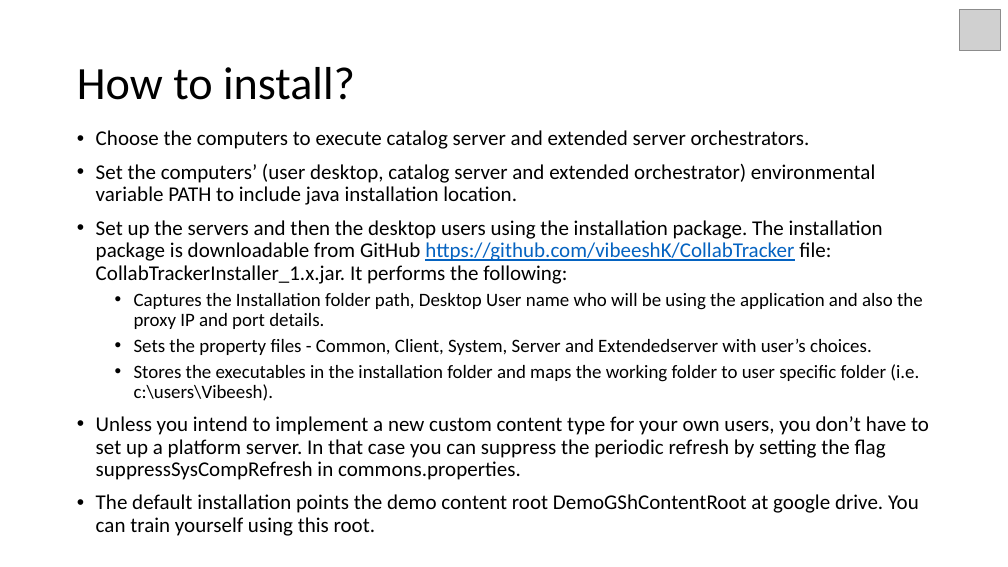
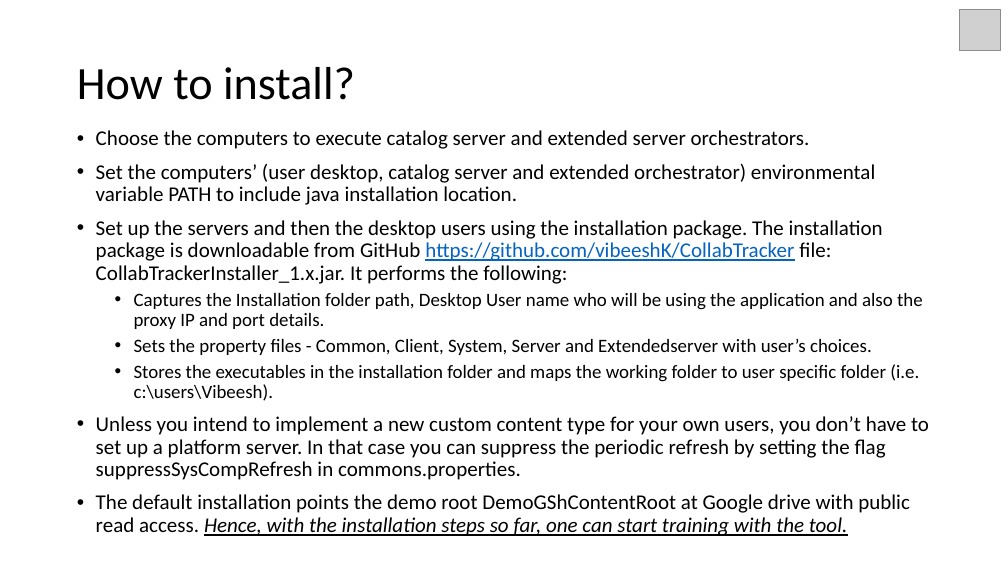
Before and after one commit to vibeeshK/CollabTracker, a slide deck: slide 12 of Documents/CollabTracker_Intro.pptx (slide 14 before the commit). Drawn at 1008x567 pixels with LibreOffice and Linux fonts; fonts in the diff are those of the drawing; grey boxes stand for pictures; background and template pictures are left out. Boxes give left, top, right and bottom in pixels: in the first picture for what was removed or moved away, otherwise in the second. Text is boxed around its words. In the diff, an @@ line names an element or a change of style, - is before the commit and + after.

```diff
--- a/Documents/CollabTracker_Intro.pptx
+++ b/Documents/CollabTracker_Intro.pptx
@@ text at (96, 494, 910, 536): text changed @@
-• The default installation points the demo content root DemoGShContentRoot at google drive. You can train yourself using this root.
+• The default installation points the demo root DemoGShContentRoot at Google drive with public read access. Hence, with the installation steps so far, one can start training with the tool.
```
Also in this commit, not shown: 1 other slide changed, 1 other file.
